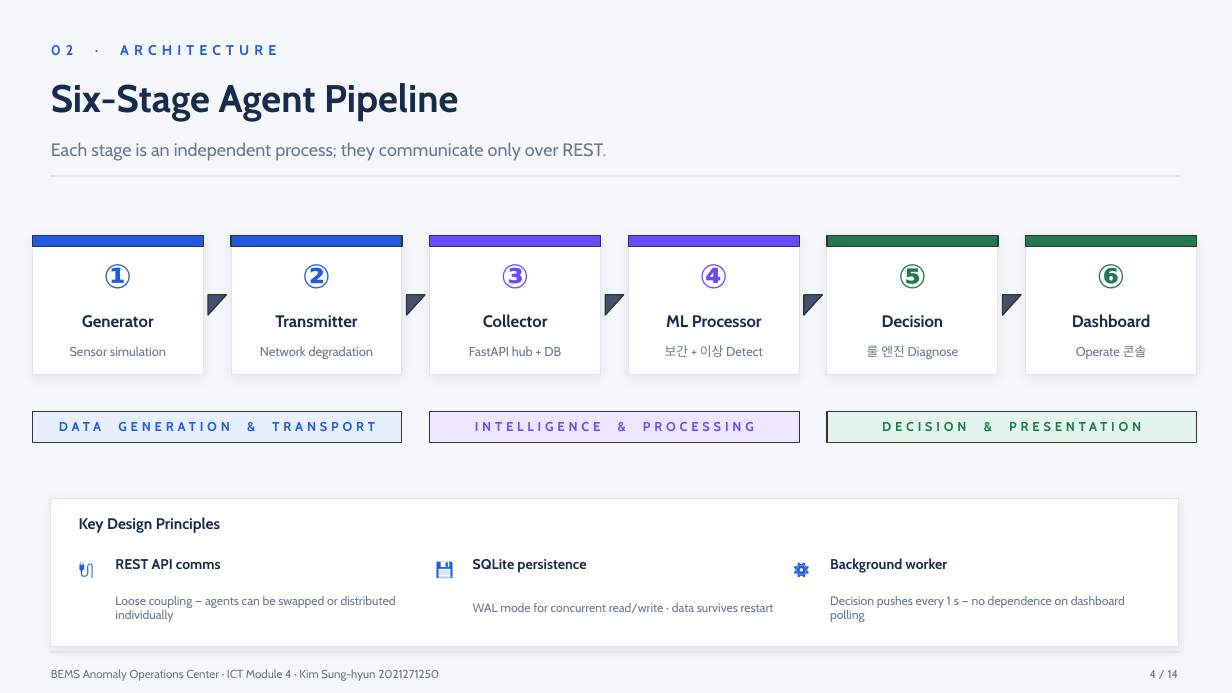
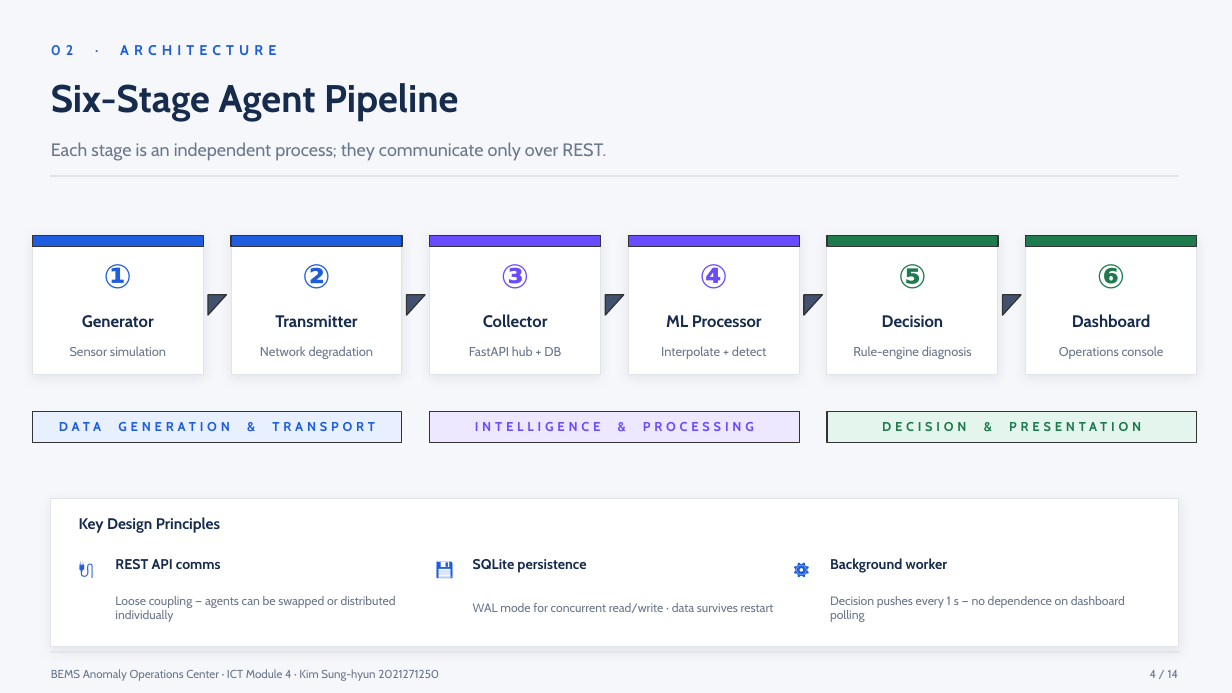
Before and after one commit to SungHyunC/BEMS-Anomaly-Operations-Center, a slide deck: slide 4 of BEMS_Presentation_EN.pptx. Drawn at 1232x693 pixels with LibreOffice and Linux fonts; fonts in the diff are those of the drawing. Boxes give left, top, right and bottom in pixels: in the first picture for what was removed or moved away, otherwise in the second. Text is boxed around its words. In the diff, an @@ line names an element or a change of style, - is before the commit and + after.

```diff
--- a/BEMS_Presentation_EN.pptx
+++ b/BEMS_Presentation_EN.pptx
@@ text at box(661, 346, 767, 359): text changed @@
-보간 + 이상 Detect
+Interpolate + detect
@@ text at box(853, 346, 972, 359): text changed @@
-룰 엔진 Diagnose
+Rule-engine diagnosis
@@ text at box(1059, 346, 1164, 359): text changed @@
-Operate 콘솔
+Operations console
```
Also in this commit, not shown: 6 other slides changed, 1 other file.
